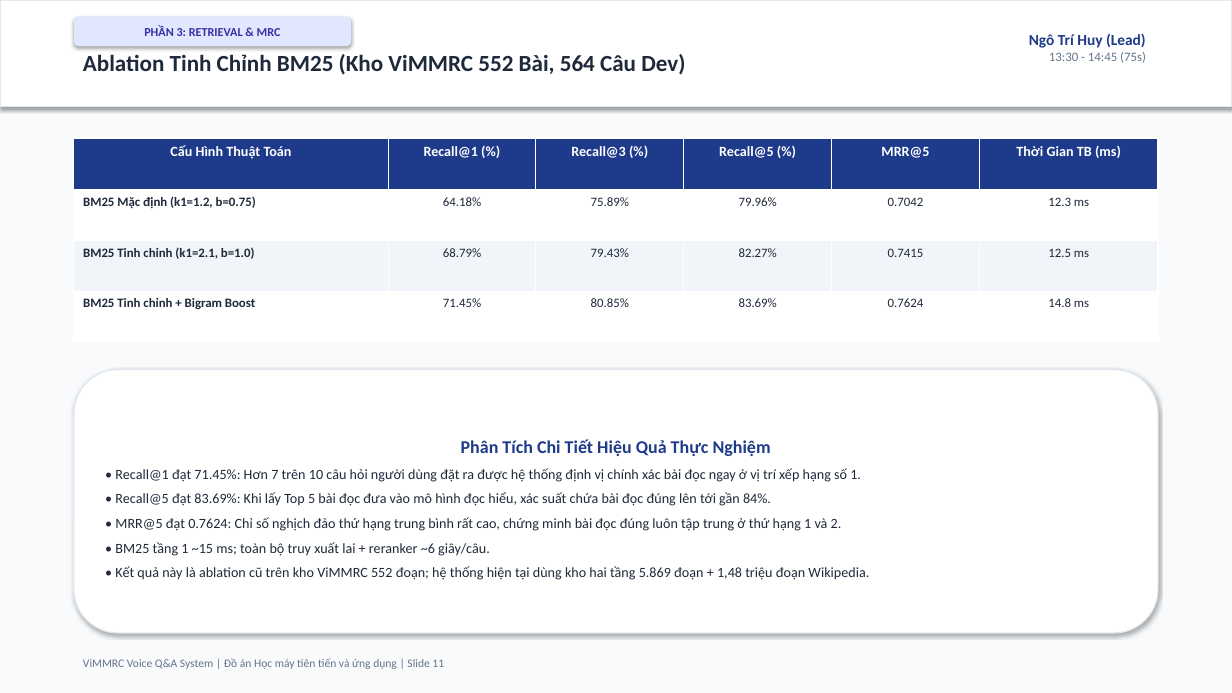
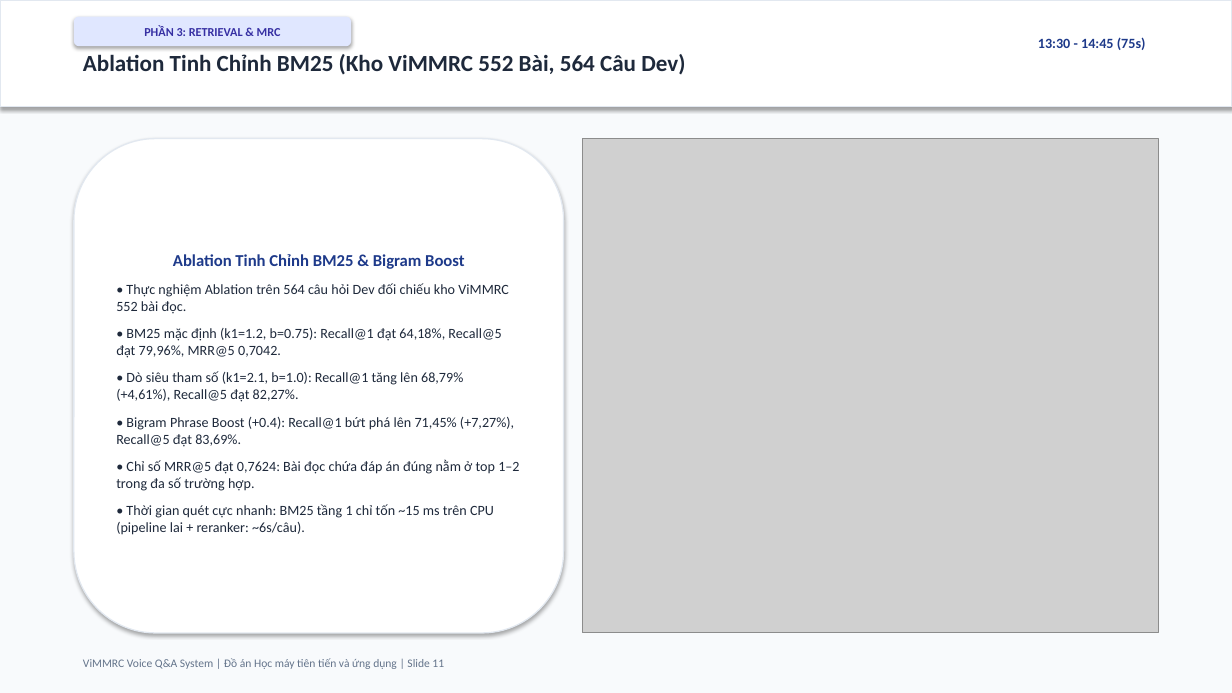
Before and after one commit to ngohuy04022000/vimmrc-qa-voice, a slide deck: slide 11 of docs/ViMMRC_Presentation_30min.pptx. Drawn at 1232x693 pixels with LibreOffice and Linux fonts; fonts in the diff are those of the drawing; grey boxes stand for pictures. Boxes give left, top, right and bottom in pixels: in the first picture for what was removed or moved away, otherwise in the second. Text is boxed around its words. In the diff, an @@ line names an element or a change of style, - is before the commit and + after.

```diff
--- a/docs/ViMMRC_Presentation_30min.pptx
+++ b/docs/ViMMRC_Presentation_30min.pptx
@@ text "13:30 - 14:45 (75s)" at (x1=1038, y1=37, x2=1146, y2=50): size 10 to 11 pt, text colour #64748B to #1E3A8A, bold on @@
@@ text at (x1=1029, y1=33, x2=1146, y2=48): paragraph removed @@
-Ngô Trí Huy (Lead)
@@ table removed at (x1=74, y1=139, x2=1158, y2=342), 4 rows, 6 columns @@
-Cấu Hình Thuật Toán | Recall@1 (%) | Recall@3 (%) | Recall@5 (%) | MRR@5 | Thời Gian TB (ms)
-BM25 Mặc định (k1=1.2, b=0.75) | 64.18% | 75.89% | 79.96% | 0.7042 | 12.3 ms
-BM25 Tinh chỉnh (k1=2.1, b=1.0) | 68.79% | 79.43% | 82.27% | 0.7415 | 12.5 ms
-BM25 Tinh chỉnh + Bigram Boost | 71.45% | 80.85% | 83.69% | 0.7624 | 14.8 ms
@@ rounded rectangle added at (x1=74, y1=139, x2=564, y2=633), fill #FFFFFF, outline #E2E8F0 1 pt, 11 pt, text #1E293B @@
+Ablation Tinh Chỉnh BM25 & Bigram Boost
+• Thực nghiệm Ablation trên 564 câu hỏi Dev đối chiếu kho ViMMRC 552 bài đọc.
+• BM25 mặc định (k1=1.2, b=0.75): Recall@1 đạt 64,18%, Recall@5 đạt 79,96%, MRR@5 0,7042.
+• Dò siêu tham số (k1=2.1, b=1.0): Recall@1 tăng lên 68,79% (+4,61%), Recall@5 đạt 82,27%.
+• Bigram Phrase Boost (+0.4): Recall@1 bứt phá lên 71,45% (+7,27%), Recall@5 đạt 83,69%.
+• Chỉ số MRR@5 đạt 0,7624: Bài đọc chứa đáp án đúng nằm ở top 1–2 trong đa số trường hợp.
+• Thời gian quét cực nhanh: BM25 tầng 1 chỉ tốn ~15 ms trên CPU (pipeline lai + reranker: ~6s/câu).
@@ picture added at (x1=582, y1=139, x2=1158, y2=633) @@
@@ rounded rectangle removed at (x1=74, y1=370, x2=1158, y2=633) @@
-Phân Tích Chi Tiết Hiệu Quả Thực Nghiệm
-• Recall@1 đạt 71.45%: Hơn 7 trên 10 câu hỏi người dùng đặt ra được hệ thống định vị chính xác bài đọc ngay ở vị trí xếp hạng số 1.
-• Recall@5 đạt 83.69%: Khi lấy Top 5 bài đọc đưa vào mô hình đọc hiểu, xác suất chứa bài đọc đúng lên tới gần 84%.
-• MRR@5 đạt 0.7624: Chỉ số nghịch đảo thứ hạng trung bình rất cao, chứng minh bài đọc đúng luôn tập trung ở thứ hạng 1 và 2.
-• BM25 tầng 1 ~15 ms; toàn bộ truy xuất lai + reranker ~6 giây/câu.
-• Kết quả này là ablation cũ trên kho ViMMRC 552 đoạn; hệ thống hiện tại dùng kho hai tầng 5.869 đoạn + 1,48 triệu đoạn Wikipedia.
```
Also in this commit, not shown: 23 other slides changed, 37 other files.
